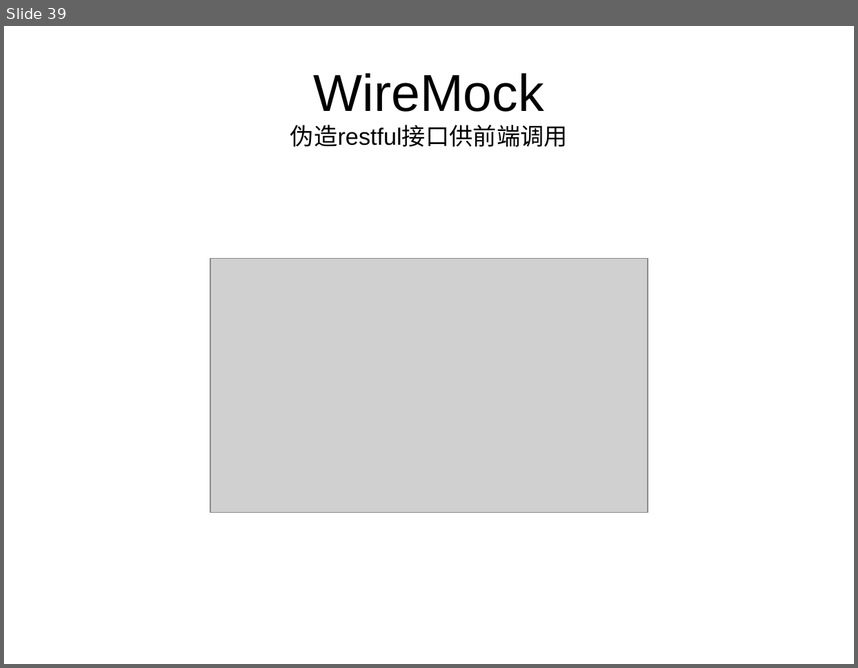
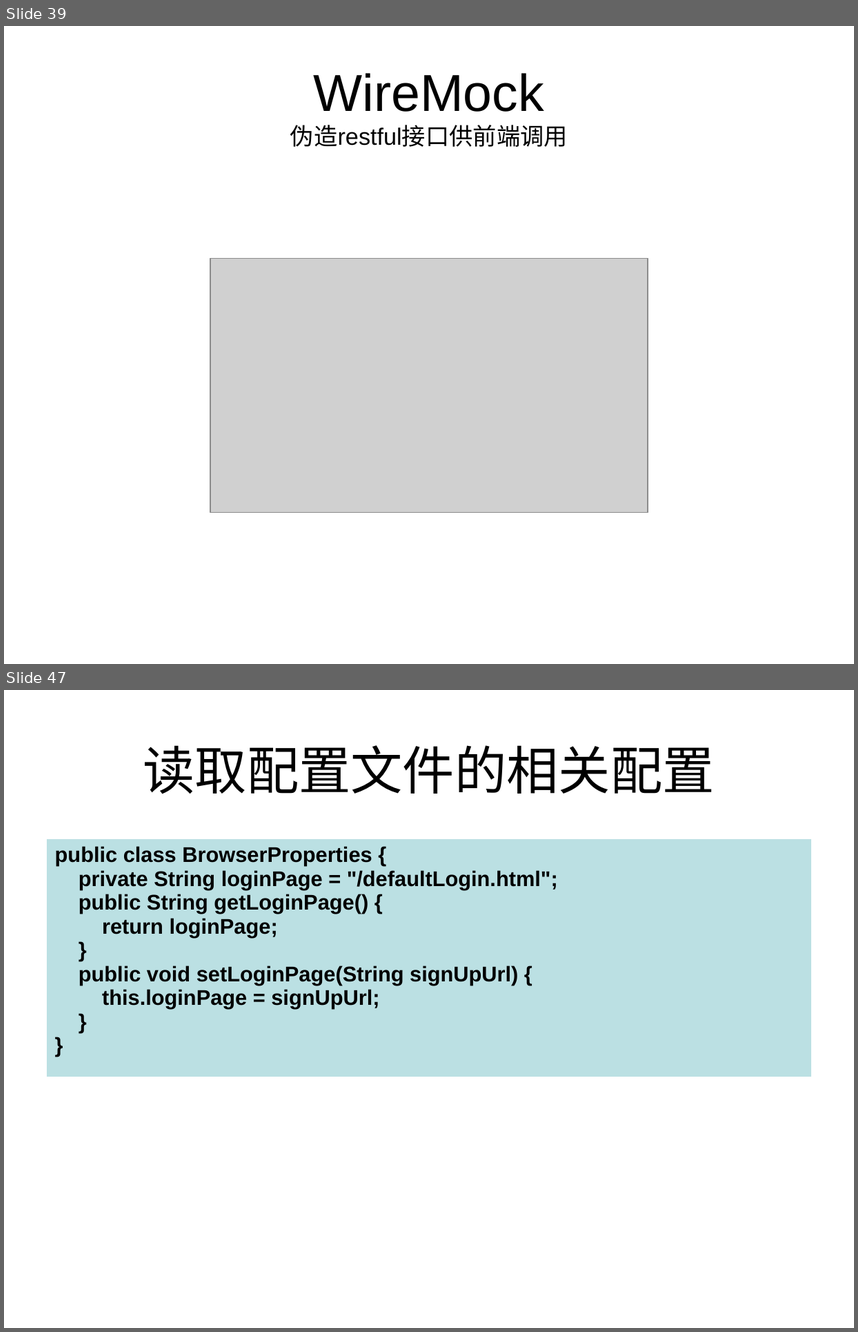
Before and after one commit to HangStarLi/Spring-Security, a slide deck: SpringSecurity.ppt. Shown one above the other, each under a label of ours: slide 39 before the commit, slides 39 and 47 after it; the slides between them are not shown. The pictures are 858x668 and 858x1332 pixels, drawn with LibreOffice and Linux fonts; fonts in the diff are those of the drawing; grey boxes stand for pictures. Boxes give left, top, right and bottom in pixels: in the first picture for what was removed or moved away, otherwise in the second. Text is boxed around its words. In the diff, an @@ line names an element or a change of style, - is before the commit and + after.

```diff
--- a/SpringSecurity.ppt
+++ b/SpringSecurity.ppt
@@ slide 47 added at box(4, 690, 854, 1328), background #FFFFFF @@
@@ title added at box(143, 745, 715, 794), 44 pt, text #000000 @@
+读取配置文件的相关配置
@@ table added at box(47, 839, 811, 1077), 1 rows, 1 columns @@
+public class BrowserProperties { / private String loginPage = "/defaultLogin.html"; / public String getLoginPage() { / return loginPage; / } / public void setLoginPage(String signUpUrl) { / this.loginPage = signUpUrl; / } / }
```
Also in this commit, not shown: 11 other slides added, 31 other files.
